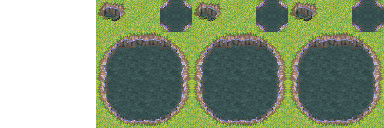
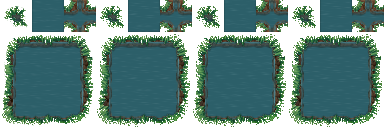
Layered file, before and after one edit (384 x 128). Changes by layer:
hid "template", moved it above "Elf Woods copy" over [96, 0, 384, 128]
added group "Elf Woods copy" with 1 layers above "Elf Woods" over [1, 0, 384, 128]
added layer "Layer 11 copy" (1st of 2, in "Elf Woods copy") in group "Elf Woods copy" over [1, 0, 384, 128]
